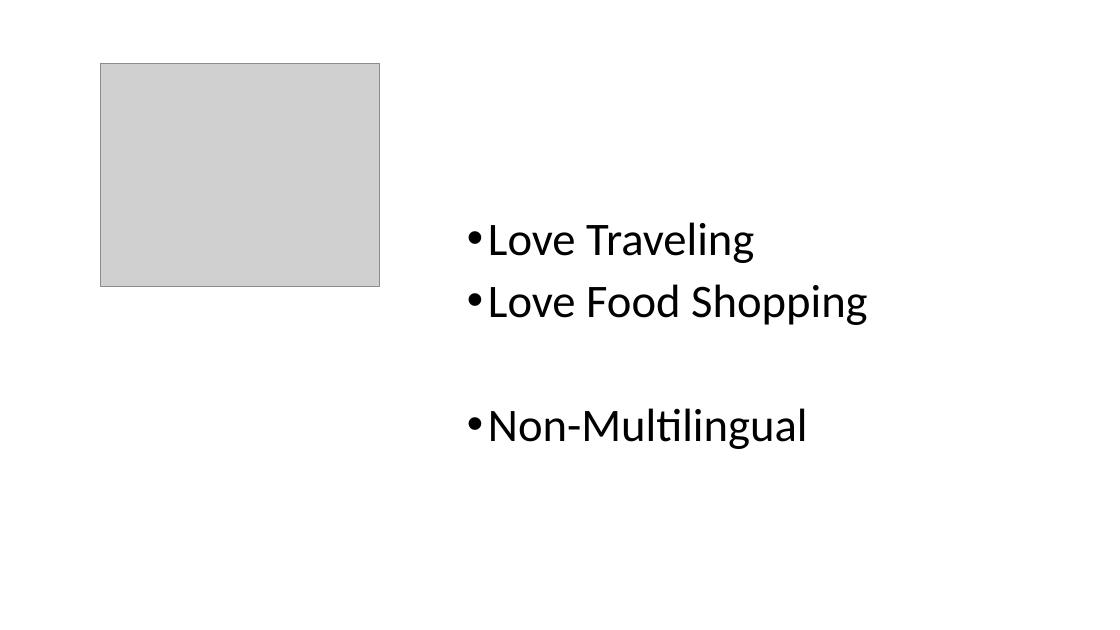
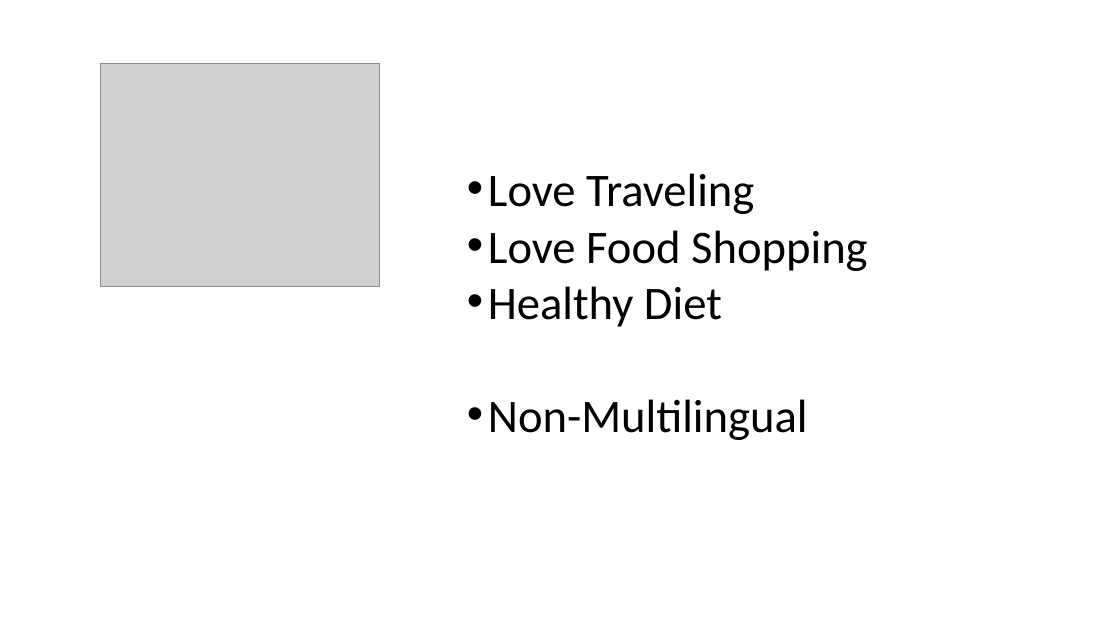
Before and after one commit to nycdatasci/bootcamp006_project, a slide deck: slide 2 of Project2-Shiny/Jonathan Liu/World Food Explorer.ppsx. Drawn at 1120x630 pixels with LibreOffice and Linux fonts; fonts in the diff are those of the drawing; grey boxes stand for pictures. Boxes give left, top, right and bottom in pixels: in the first picture for what was removed or moved away, otherwise in the second. Text is boxed around its words. In the diff, an @@ line names an element or a change of style, - is before the commit and + after.

Commit message:
Update

```diff
--- a/Project2-Shiny/Jonathan Liu/World Food Explorer.ppsx
+++ b/Project2-Shiny/Jonathan Liu/World Food Explorer.ppsx
@@ text "Love Traveling" moved from (x1=488, y1=222, x2=867, y2=449) to (x1=488, y1=173, x2=867, y2=440) @@
@@ text at (x1=488, y1=173, x2=867, y2=440): line spacing 0.9 to 0.8 @@
@@ text at (x1=488, y1=286, x2=722, y2=327): paragraph added @@
+• Healthy Diet
```
Also in this commit, not shown: 1 slide added, 1 slide removed.
